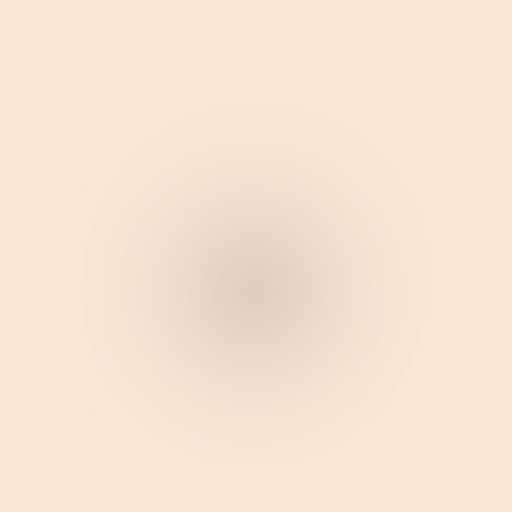
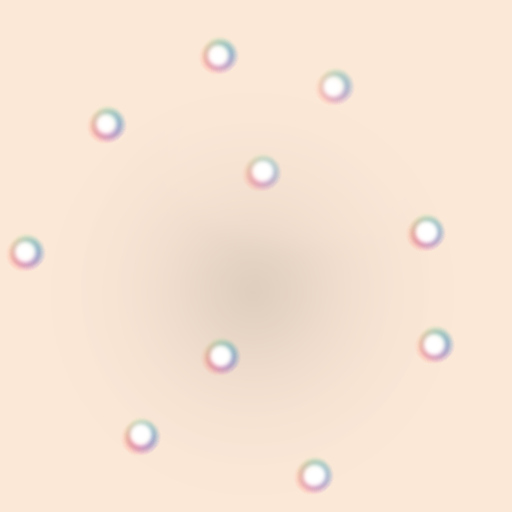
Revision of a layered 512 x 512 image; what changed, layer by layer:
added layer "フラッシュ光沢_多量" in group "レイヤーグループ" over [11, 41, 448, 492]
added layer "上部スポット" (20%) in group "レイヤーグループ" over [198, 36, 446, 252]
showed "虹色光沢_多量" over [5, 36, 455, 495]
